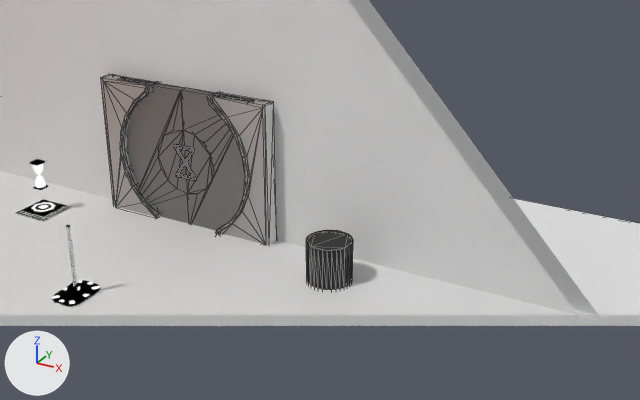
An edit to the glTF model assets/levels/level0.glb, drawn before and after from the same camera.
Camera for both pictures: a camera (50 mm lens) standing at (24.72, -12.35, 18.83) and looking at (7.83, 18.37, 3.47). Lighting does not change. The marker at lower left points along +X, +Y and +Z. Mesh edges are drawn as thin lines on the coarser meshes. Everything nearer to the camera than a plane just in front of the edit is cut away. Where no turn or scale is listed for an object, it has been applied to the vertices.

Objects in the first picture: 'Floor', 'Lever', 'Pickup', 'Portal', 'Wall.003', 'door'.
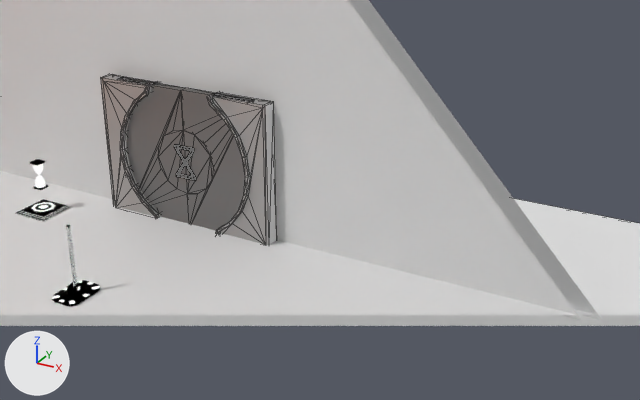
Commit message: update levels

Patch to the scene script:
```diff
--- a/assets/levels/level0.glb.py
+++ b/assets/levels/level0.glb.py
@@ ob_portal @@
-ob_portal = bpy.data.objects.new('Portal', me_cylinder)
-ob_portal.location = (8.69, 17.65, 1.07)
```

What differs and where, as boxes [x1, y1, x2, y2] in the pictures (640 x 400 px):
'Portal', deleted
    before: [306, 230, 353, 290]
